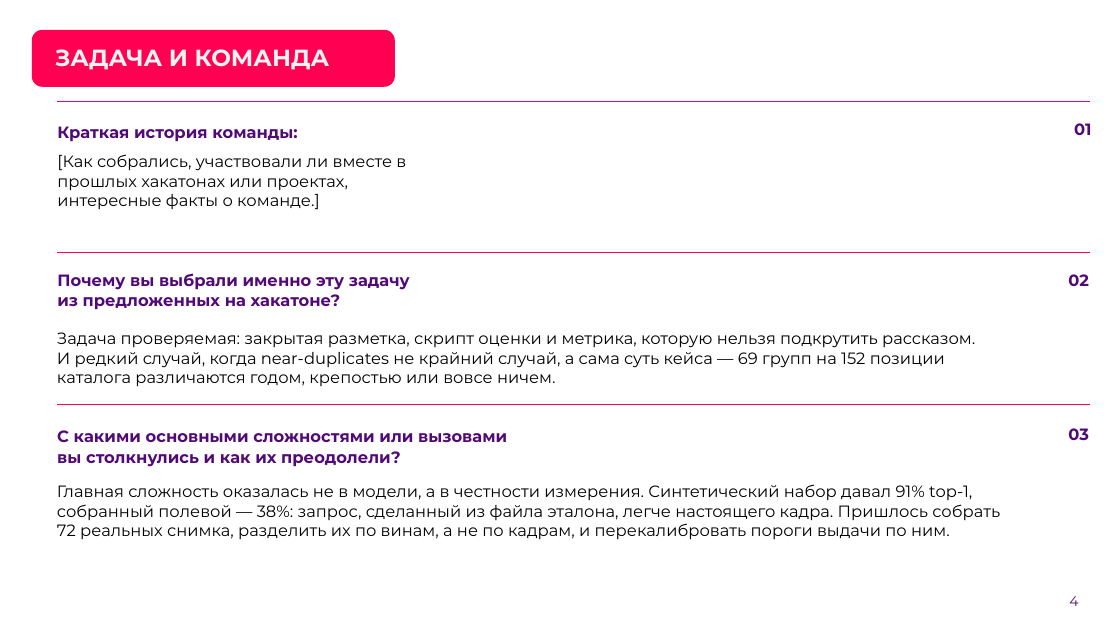
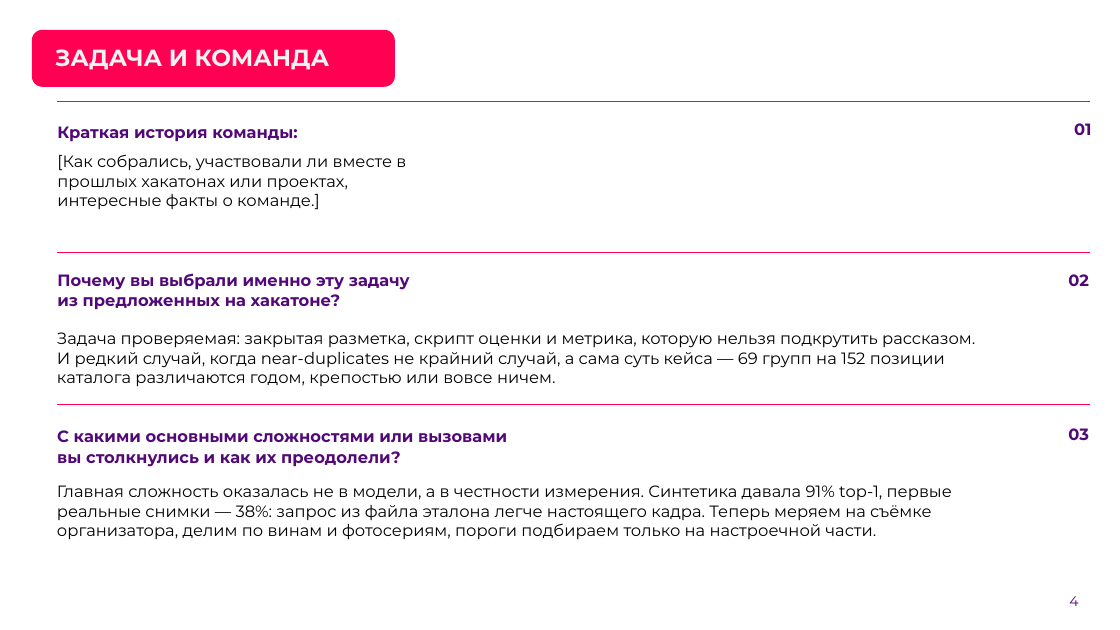
Before and after one commit to AlexGvr/rus_vines, a slide deck: slide 4 of ЛЦТ2026 Сканер российских вин.pptx. Drawn at 1120x630 pixels with LibreOffice and Linux fonts; fonts in the diff are those of the drawing; background and template pictures are left out. Boxes give left, top, right and bottom in pixels: in the first picture for what was removed or moved away, otherwise in the second. Text is boxed around its words. In the diff, an @@ line names an element or a change of style, - is before the commit and + after.

```diff
--- a/ЛЦТ2026 Сканер российских вин.pptx
+++ b/ЛЦТ2026 Сканер российских вин.pptx
@@ text at (57,485,952,540): text changed @@
-Главная сложность оказалась не в модели, а в честности измерения. Синтетический набор давал 91% top-1, собранный полевой — 38%: запрос, сделанный из файла эталона, легче настоящего кадра. Пришлось собрать 72 реальных снимка, разделить их по винам, а не по кадрам, и перекалибровать пороги выдачи по ним.
+Главная сложность оказалась не в модели, а в честности измерения. Синтетика давала 91% top-1, первые реальные снимки — 38%: запрос из файла эталона легче настоящего кадра. Теперь меряем на съёмке организатора, делим по винам и фотосериям, пороги подбираем только на настроечной части.
```
Also in this commit, not shown: 13 other slides changed, 1 slide added, 40 other files.
